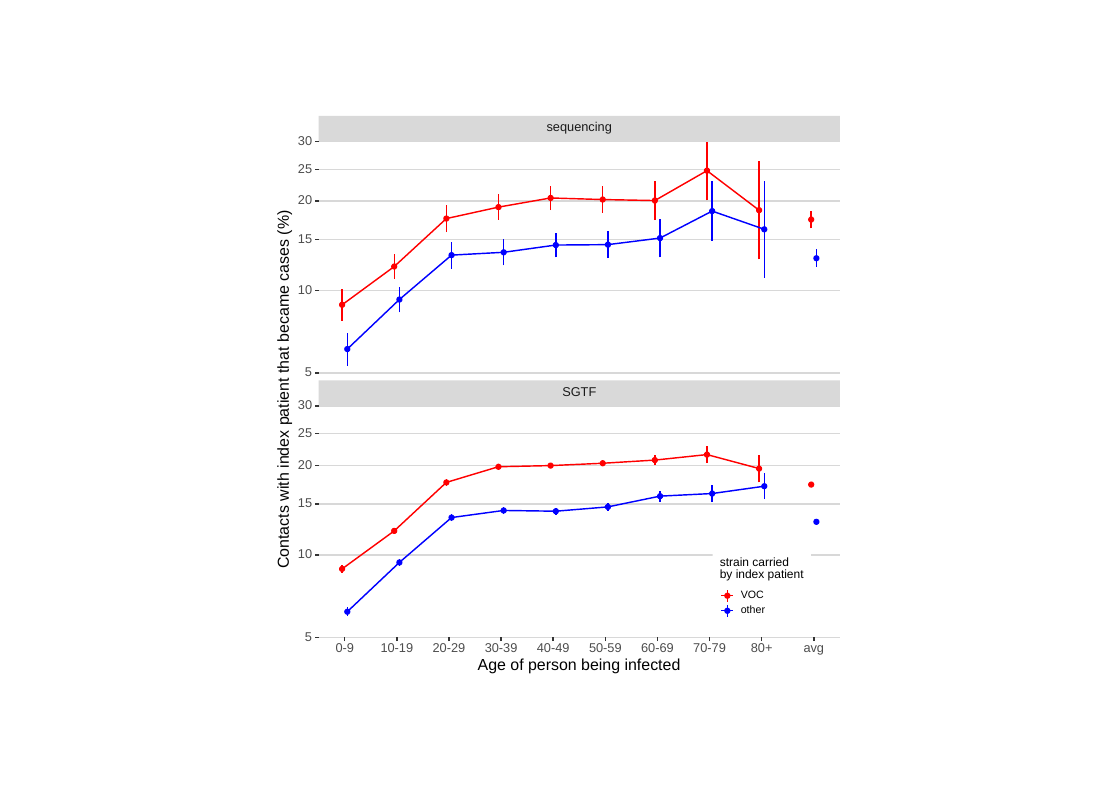
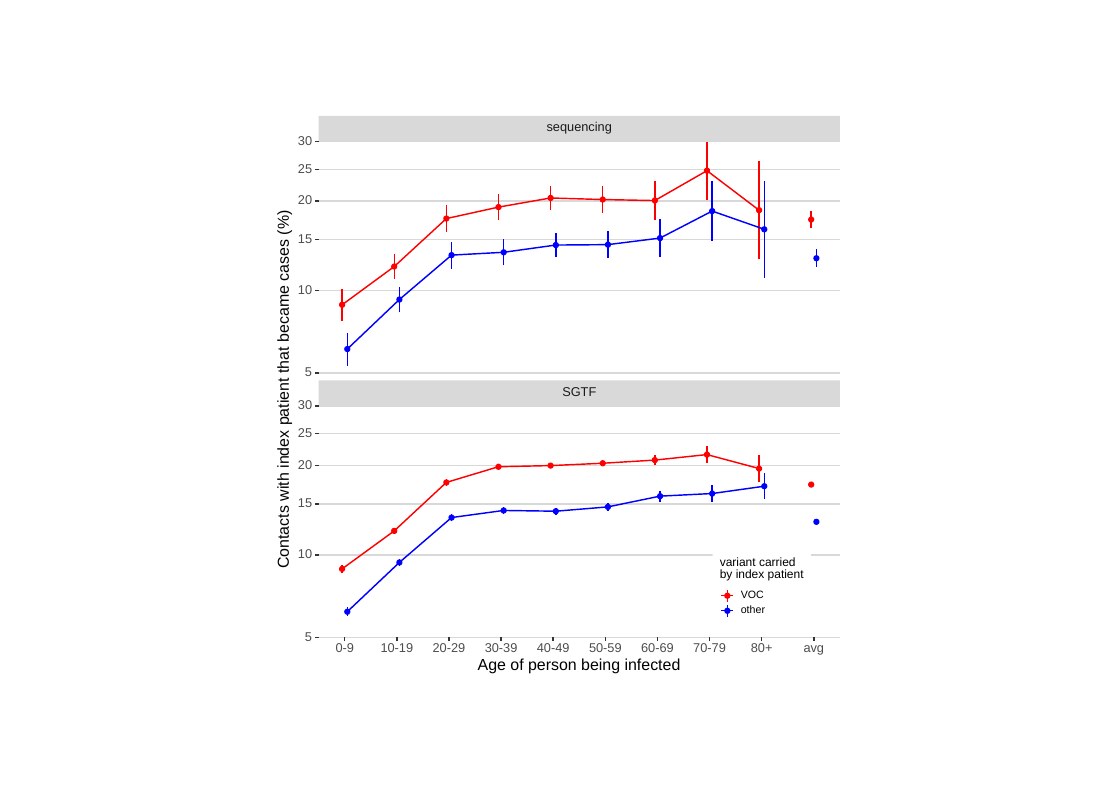
Before and after one commit to nicholasdavies/newcovid, a slide deck: slide 1 of multinomial_logistic_fits/plots/bGLM_plot secondary_attack_rates_VOC nonVOC_byage.pptx. Drawn at 1120x792 pixels with LibreOffice and Linux fonts; fonts in the diff are those of the drawing. Boxes give left, top, right and bottom in pixels: in the first picture for what was removed or moved away, otherwise in the second. Text is boxed around its words. In the diff, an @@ line names an element or a change of style, - is before the commit and + after.

Commit message:
Updated multipanel figure - replaced "strain" by "variant"

```diff
--- a/multinomial_logistic_fits/plots/bGLM_plot secondary_attack_rates_VOC nonVOC_byage.pptx
+++ b/multinomial_logistic_fits/plots/bGLM_plot secondary_attack_rates_VOC nonVOC_byage.pptx
@@ text at (720, 557, 796, 566): text changed @@
-strain carried
+variant carried
```
Also in this commit, not shown: 11 other files.
